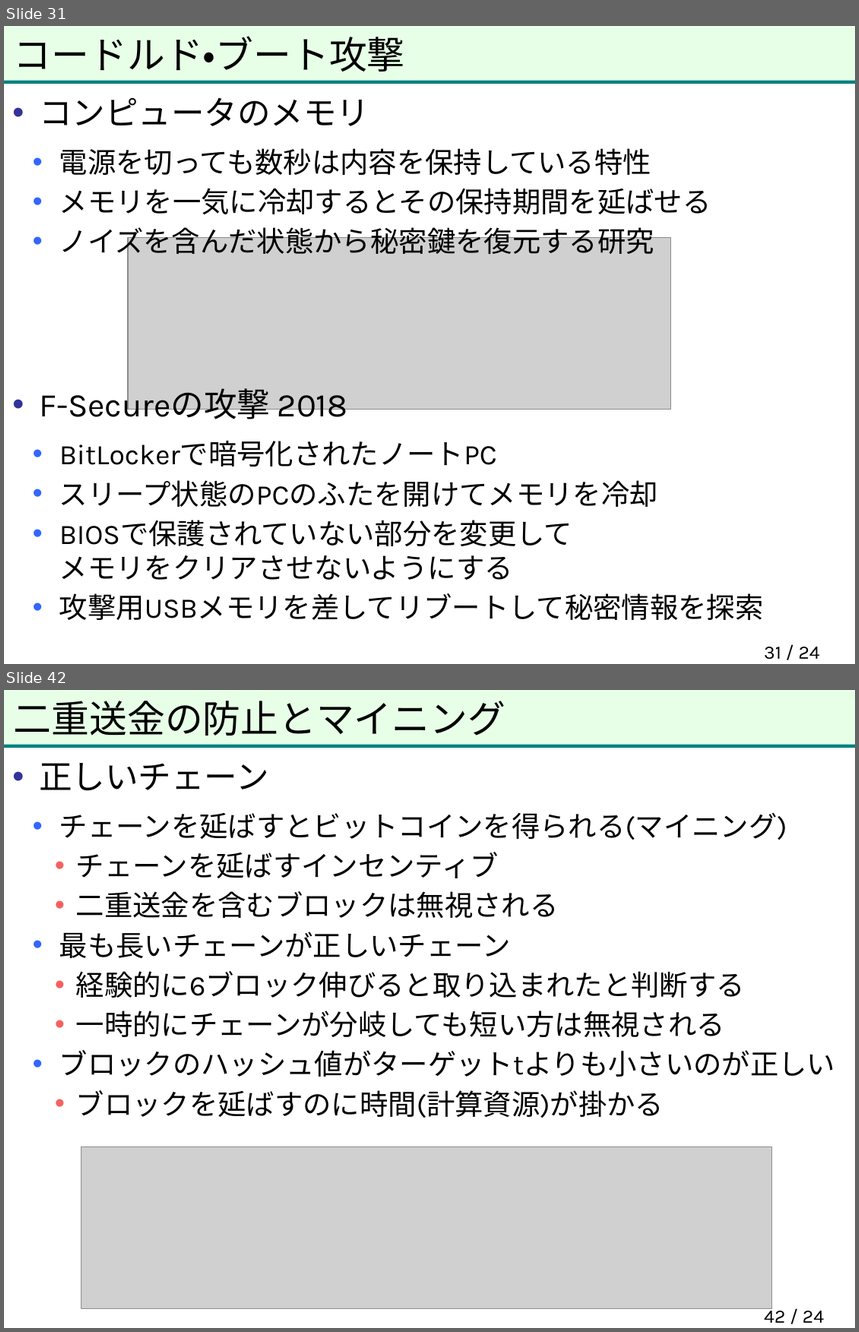
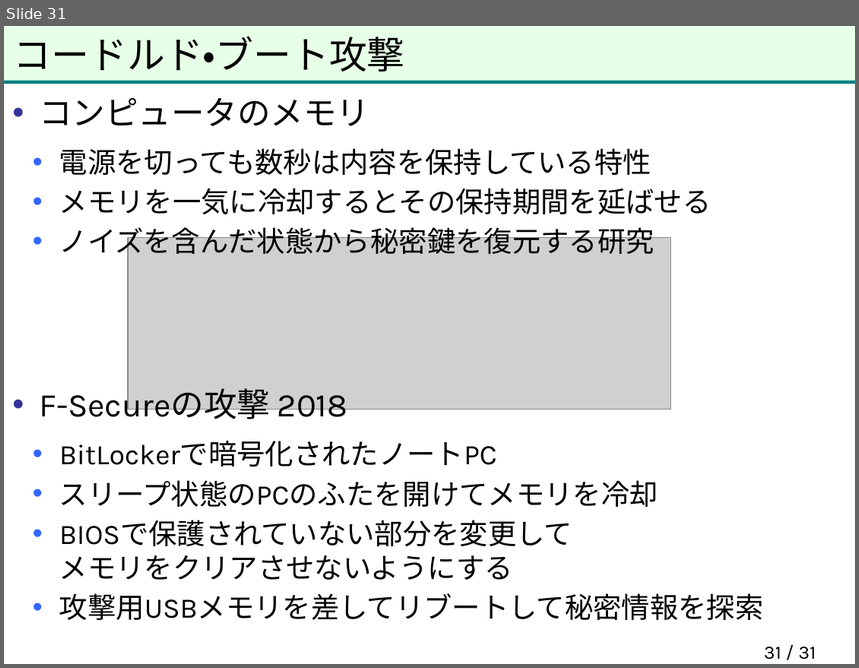
Before and after one commit to herumi/anninbon, a slide deck: lec/anninbon7.pptx. Shown one above the other, each under a label of ours: slides 31 and 42 before the commit, slide 31 after it; the slides between them are not shown. The pictures are 859x1332 and 859x668 pixels, drawn with LibreOffice and Linux fonts; fonts in the diff are those of the drawing; grey boxes stand for pictures; background and template pictures are left out. Boxes give left, top, right and bottom in pixels: in the first picture for what was removed or moved away, otherwise in the second. Text is boxed around its words. In the diff, an @@ line names an element or a change of style, - is before the commit and + after.

```diff
--- a/lec/anninbon7.pptx
+++ b/lec/anninbon7.pptx
@@ slide 42 removed at <box>4,690,855,1328</box>, background #FFFFFF; not listed: 2 template elements that a slide beside it also shows @@
@@ title removed at <box>14,701,506,736</box> @@
-二重送金の防止とマイニング
@@ text removed at <box>39,763,835,1118</box> @@
-• 正しいチェーン
-  • チェーンを延ばすとビットコインを得られる(マイニング)
-    • チェーンを延ばすインセンティブ
-    • 二重送金を含むブロックは無視される
-  • 最も長いチェーンが正しいチェーン
-    • 経験的に6ブロック伸びると取り込まれたと判断する
-    • 一時的にチェーンが分岐しても短い方は無視される
-  • ブロックのハッシュ値がターゲットtよりも小さいのが正しい
-    • ブロックを延ばすのに時間(計算資源)が掛かる
@@ picture removed at <box>82,1147,772,1309</box> @@
@@ page number removed at <box>764,1306,824,1323</box> @@
-42 / 24
@@ page number at <box>764,647,816,660</box>: text changed @@
-31 / 24
+31 / 31
```
Also in this commit, not shown: 1 slide changed, 16 other slides removed, 1 other file.
